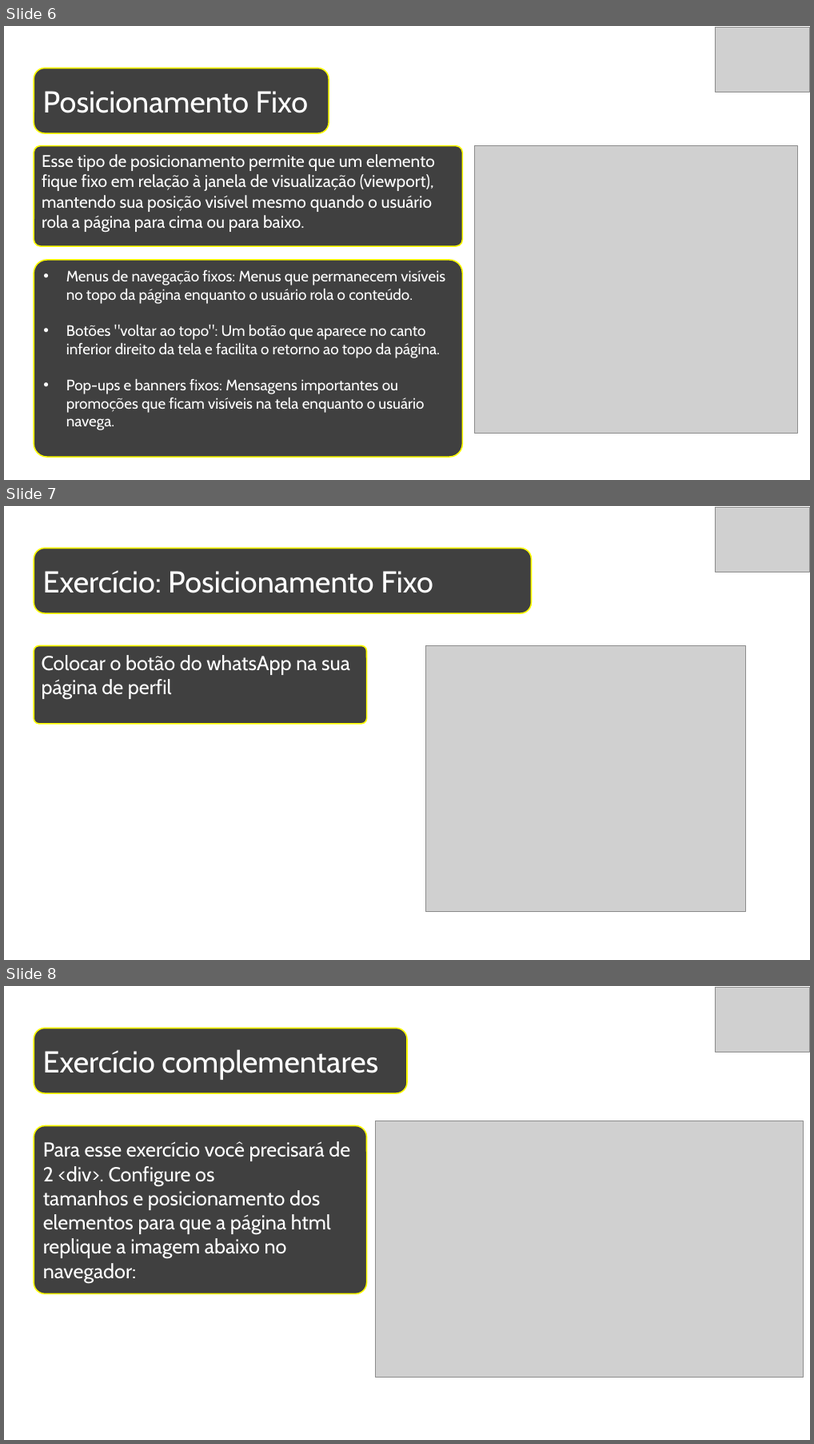
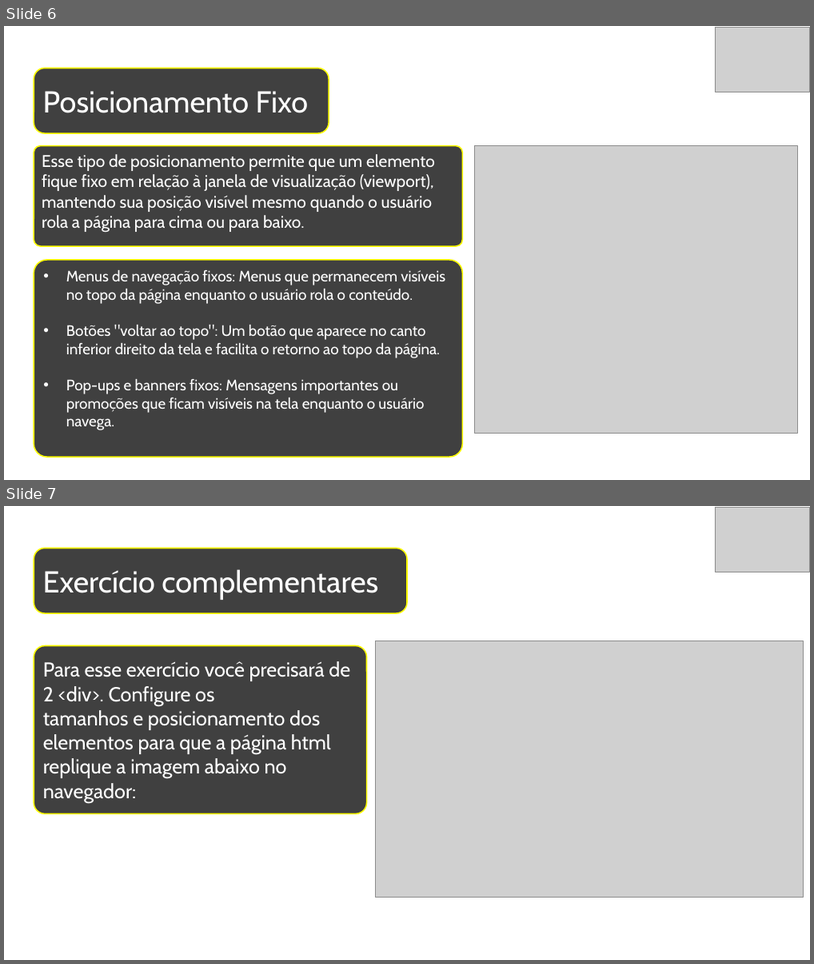
Before and after one commit to PabloGarcia48/SENAC_WebFullStack_Alunos, a slide deck: UC2-FrontEnd/PPTs/2.3-Posicionamentos.pptx. Shown one above the other, each under a label of ours: slides 6, 7 and 8 before the commit, slides 6 and 7 after it. The pictures are 814x1444 and 814x964 pixels, drawn with LibreOffice and Linux fonts; fonts in the diff are those of the drawing; grey boxes stand for pictures; background and template pictures are left out. Boxes give left, top, right and bottom in pixels: in the first picture for what was removed or moved away, otherwise in the second. Text is boxed around its words. In the diff, an @@ line names an element or a change of style, - is before the commit and + after.

```diff
--- a/UC2-FrontEnd/PPTs/2.3-Posicionamentos.pptx
+++ b/UC2-FrontEnd/PPTs/2.3-Posicionamentos.pptx
@@ slide 7 removed at (4,506,810,960), background picture (left out) @@
@@ picture removed at (715,507,810,572) @@
@@ rounded rectangle removed at (34,548,531,613) @@
-Exercício: Posicionamento Fixo
@@ rounded rectangle removed at (34,646,367,724) @@
-Colocar o botão do whatsApp na sua página de perfil
@@ picture removed at (426,646,746,912) @@
@@ what was slide 8 is now slide 7 @@
```
Also in this commit, not shown: 2 slides added, 11 other files.
